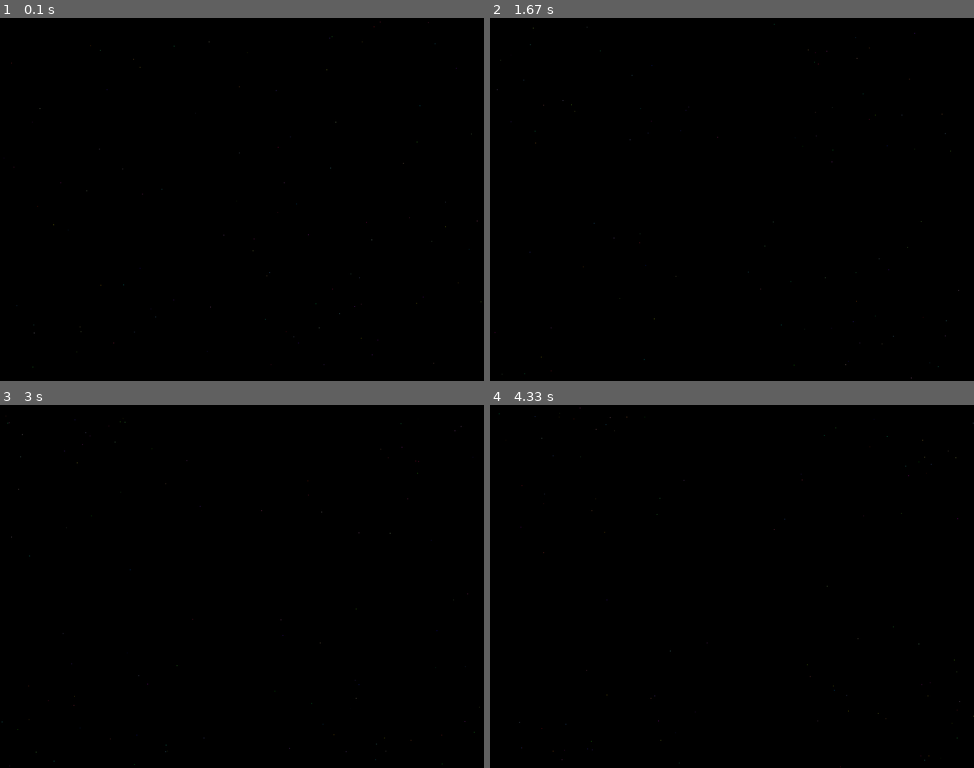
Above: before the commit, frames 1-4 (two rows, left to right).
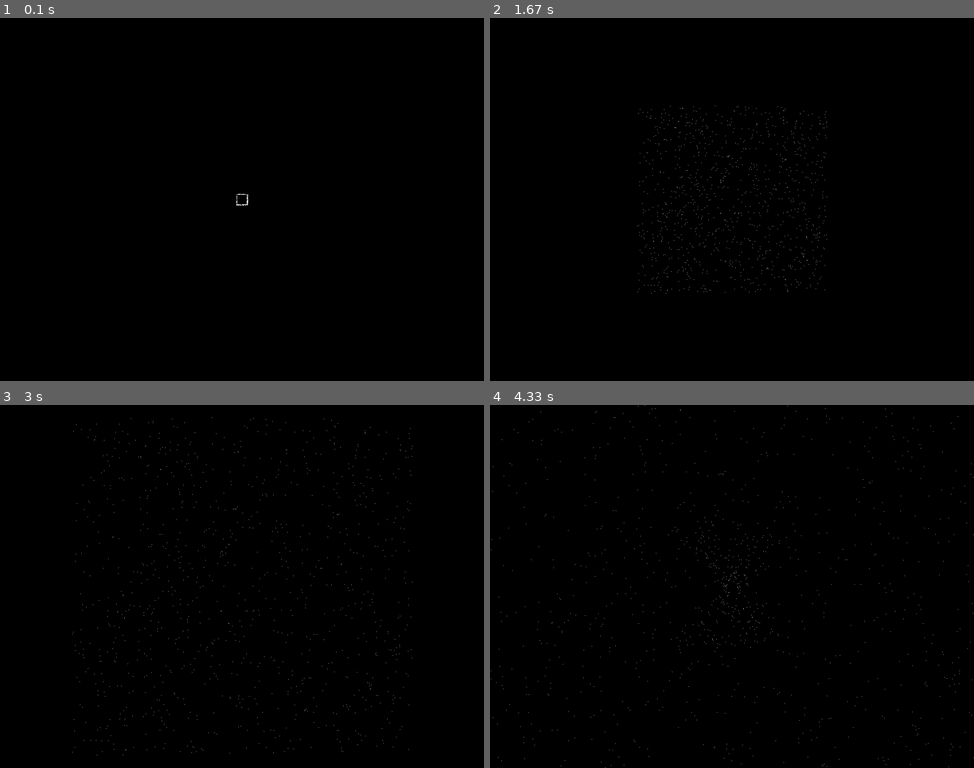
Above: after the commit, the same moments.

Repository: buzzz321/pygamestar
Game: pygame game, started from starfield.py
Two runs of this game, one before a commit and one after it. Both use one fixed random seed, a clock stepped at 60 frames per second and the inputs below. The source is Python 2; it was converted automatically to run under Python 3.
Inputs:
- Up to frame 1 (0.1 s): no input
- Up to frame 2 (1.67 s): no input
- Up to frame 3 (3 s): no input
- Up to frame 4 (4.33 s): no input

The runs differ from the first frame. In frame 1, less than 0.1% of the frame differs, in the area x 0-100%, y 1-97%; in frame 2, 0.4%, in the area x 1-97%, y 1-100%; in frame 3, 0.4%; in frame 4, 0.4%.

Commit message:
Fixed it so it looks nice

Diff:
--- a/starfield.py
+++ b/starfield.py
@@ -2,86 +2,71 @@
 
 import pygame
 import random
-from collections import namedtuple
 
-width = 1024
-height = 768
+WIDTH = 1024
+HEIGHT = 768
 
 
 # Pixel = namedtuple('Pixel', ['x', 'y', 'xa', 'ya'], verbose=False)
 
 class Pixel:
-    def __init__(self, x, y, xa=0, ya=0):
+    def __init__(self, x, y):
         self.x = x
         self.y = y
-        self.xa = xa
-        self.ya = ya
+        self.dx = random.uniform(-1, 1)
+        self.dy = random.uniform(-1, 1)
 
     def move(self, width, height):
-        self.x += self.xa
-        self.y += self.ya
+        self.y = self.y + self.dy
+        self.x = self.x + self.dx
 
         if self.x <= 0 or self.x >= width:
-            self.x = random.randint(0, width - 1)
-            self.y = random.randint(0, height - 1)
-            self.star_direction(width, height)
+            self.x = width / 2 + random.randint(-20, 20)
+            self.y = height / 2 + random.randint(-10, 10)
 
         if self.y <= 0 or self.y >= height:
-            self.x = random.randint(0, width - 1)
-            self.y = random.randint(0, height - 1)
-            self.star_direction(width, height)
-
-    def star_direction(self, width, height):
-
-        if self.x < width / 2 and self.y < height / 2:
-            self.xa = -1
-            self.ya = -1
-
-        if self.x >= width / 2 and self.y >= height / 2:
-            self.xa = 1
-            self.ya = 1
-
-        if self.x > width / 2 and self.y < height / 2:
-            self.xa = 1
-            self.ya = -1
-
-        if self.x < width / 2 and self.y > height / 2:
-            self.xa = -1
-            self.ya = 1
+            self.x = width / 2 + random.randint(-20, 20)
+            self.y = height / 2 + random.randint(-10, 10)
 
 
 def setup():
     data = []
-    for n in range(0, 100):
-        pixel = Pixel(random.randint(0, width - 1),
-                      random.randint(0, height - 1), 0, 0)
-        pixel.star_direction(height, width)
+    for n in range(0, 1000):
+        pixel = Pixel(WIDTH / 2, HEIGHT / 2)
         data.append(pixel)
 
     return data
 
 
-screen = pygame.display.set_mode((width, height))
+pygame.init()
+screen = pygame.display.set_mode([WIDTH, HEIGHT])
+pygame.display.set_caption('starfield')
+
+print pygame.display.Info()
 
 clock = pygame.time.Clock()
 running = True
 starfield = setup()
 black = (0, 0, 0)
 
+s = pygame.Surface((20, 20))  # the size of your rect
+s.set_alpha(128)  # alpha level
+s.fill((0, 0, 0))  # this fills the entire surface
+
 while running:
     screen.fill(black)
     for pixel in starfield:
-        pixel.move(width, height)
+        pixel.move(WIDTH, HEIGHT)
 
-        x = pixel.x
-        y = pixel.y
+        x = int(round(pixel.x))
+        y = int(round(pixel.y))
 
-        red = random.randint(0, 255)
-        green = random.randint(0, 255)
-        blue = random.randint(0, 255)
+        red = 250  # random.randint(0, 255)
+        green = 250  # random.randint(0, 255)
+        blue = 250  # random.randint(0, 255)
 
         screen.set_at((x, y), (red, green, blue))
-
+        screen.blit(s, (WIDTH / 2 - 10, HEIGHT / 2 - 10))  # (0,0) are the top-left coordinates
     for event in pygame.event.get():
         if event.type == pygame.QUIT:
             running = False
